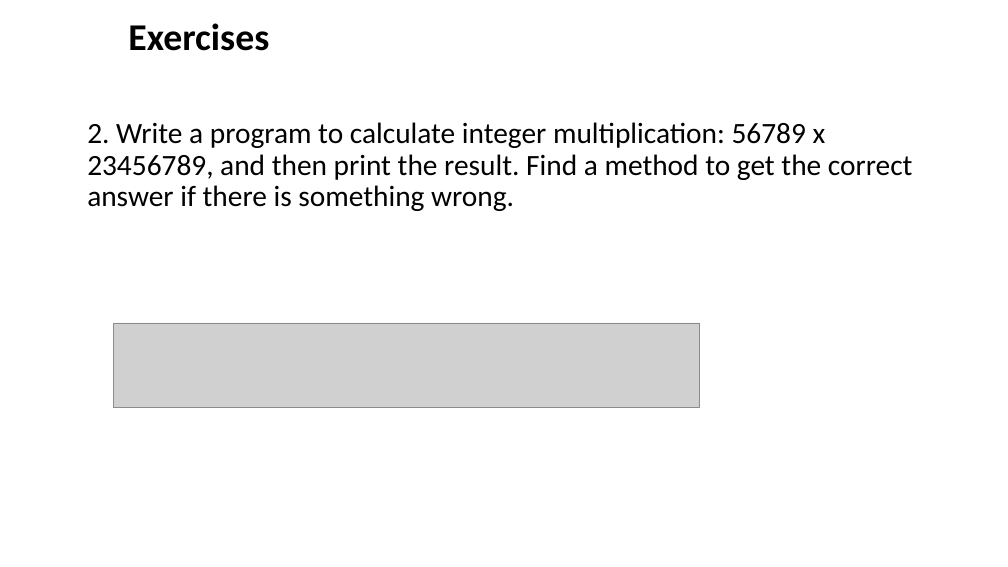
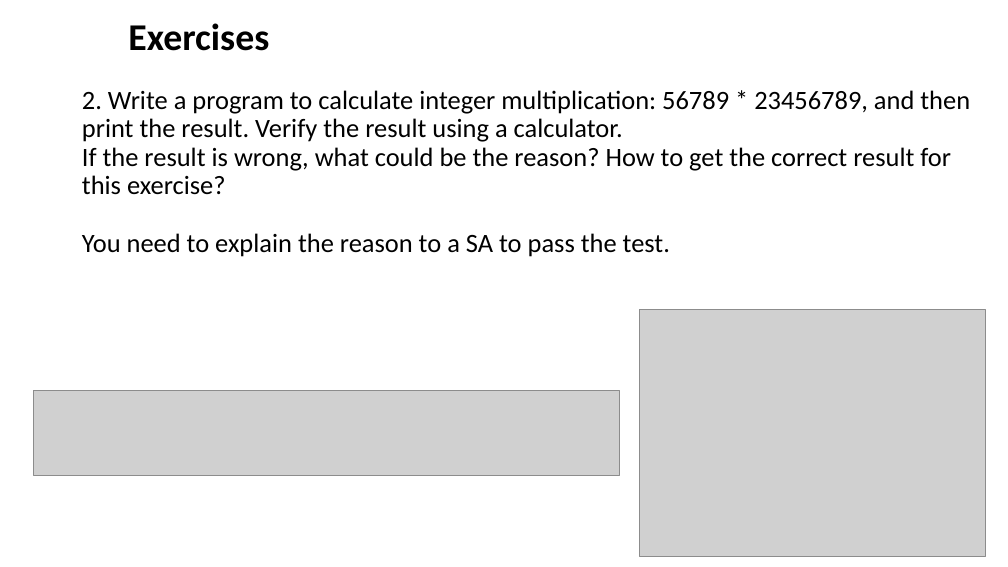
Before and after one commit to ShiqiYu/CPP, a slide deck: slide 12 of week02/Lab02.pptx (slide 14 before the commit). Drawn at 1008x567 pixels with LibreOffice and Linux fonts; fonts in the diff are those of the drawing; grey boxes stand for pictures; background and template pictures are left out. Boxes give left, top, right and bottom in pixels: in the first picture for what was removed or moved away, otherwise in the second. Text is boxed around its words. In the diff, an @@ line names an element or a change of style, - is before the commit and + after.

```diff
--- a/week02/Lab02.pptx
+++ b/week02/Lab02.pptx
@@ title at [82, 90, 970, 257]: text changed; size 28 to 25.2 pt @@
-2. Write a program to calculate integer multiplication: 56789 x 23456789, and then print the result. Find a method to get the correct answer if there is something wrong.
+2. Write a program to calculate integer multiplication: 56789 * 23456789, and then print the result. Verify the result using a calculator.
+If the result is wrong, what could be the reason? How to get the correct result for this exercise?
+You need to explain the reason to a SA to pass the test.
@@ picture added at [640, 309, 985, 557] @@
@@ picture: place and size @@
-picture at [114, 323, 700, 407]
+picture at [33, 391, 619, 475]
```
Also in this commit, not shown: 5 other slides changed, 9 slides added, 11 slides removed.
